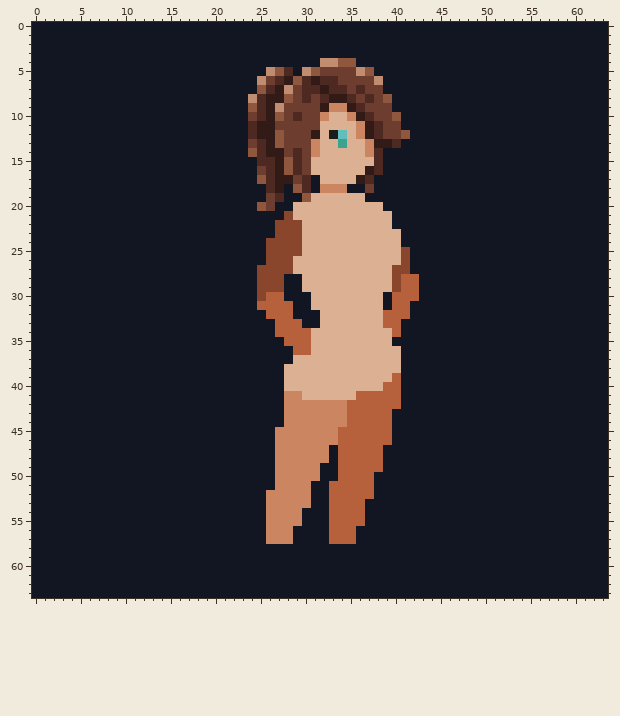
A pixel-art file gets an edit: projects/weeb/weeb.aseprite. This is how it looked before the edit.
64x64 pixels, 1 frame. Colours within 5 levels of each other are drawn and written as one.
New version:
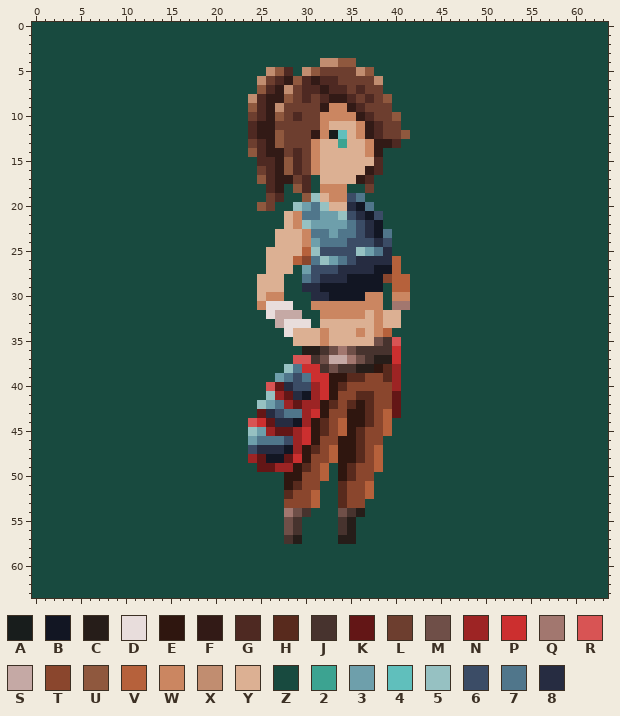
Palette (. is transparent): A #181d1c  B #121623  C #261d19  D #e8dddc  E #2f160f  F #321a16  G #4e2922  H #582a1d  J #47332e  K #631616  L #6d3e2f  M #6f4f48  N #9d2424  P #cc2f2f  Q #a2776f  R #d85454  S #c5a9a5  T #8a462d  U #8f583e  V #b6613b  W #cb8661  X #c18d70  Y #dcb093  Z #184a3f  2 #3ca391  3 #6e9fab  4 #60bfbc  5 #96c1c2  6 #3b4c66  7 #50768b  8 #262c41
The exact change:
layer "bg" added
layer "background" now hidden
layer "outfit" added
Changed rows in their new state; - is an unchanged pixel.
first column x 0:
 0 ZZZZZZZZZZZZZZZZZZZZZZZZZZZZZZZZZZZZZZZZZZZZZZZZZZZZZZZZZZZZZZZZ
 1 ZZZZZZZZZZZZZZZZZZZZZZZZZZZZZZZZZZZZZZZZZZZZZZZZZZZZZZZZZZZZZZZZ
 2 ZZZZZZZZZZZZZZZZZZZZZZZZZZZZZZZZZZZZZZZZZZZZZZZZZZZZZZZZZZZZZZZZ
 3 ZZZZZZZZZZZZZZZZZZZZZZZZZZZZZZZZZZZZZZZZZZZZZZZZZZZZZZZZZZZZZZZZ
 4 ZZZZZZZZZZZZZZZZZZZZZZZZZZZZZZZZ----ZZZZZZZZZZZZZZZZZZZZZZZZZZZZ
 5 ZZZZZZZZZZZZZZZZZZZZZZZZZZ---Z--------ZZZZZZZZZZZZZZZZZZZZZZZZZZ
 6 ZZZZZZZZZZZZZZZZZZZZZZZZZ--------------ZZZZZZZZZZZZZZZZZZZZZZZZZ
 7 ZZZZZZZZZZZZZZZZZZZZZZZZZ--------------ZZZZZZZZZZZZZZZZZZZZZZZZZ
 8 ZZZZZZZZZZZZZZZZZZZZZZZZ----------------ZZZZZZZZZZZZZZZZZZZZZZZZ
 9 ZZZZZZZZZZZZZZZZZZZZZZZZ----------------ZZZZZZZZZZZZZZZZZZZZZZZZ
10 ZZZZZZZZZZZZZZZZZZZZZZZZ---------WW------ZZZZZZZZZZZZZZZZZZZZZZZ
11 ZZZZZZZZZZZZZZZZZZZZZZZZ--------W--------ZZZZZZZZZZZZZZZZZZZZZZZ
12 ZZZZZZZZZZZZZZZZZZZZZZZZ--------W---------ZZZZZZZZZZZZZZZZZZZZZZ
13 ZZZZZZZZZZZZZZZZZZZZZZZZ-----------------ZZZZZZZZZZZZZZZZZZZZZZZ
14 ZZZZZZZZZZZZZZZZZZZZZZZZ--------------FZZZZZZZZZZZZZZZZZZZZZZZZZ
15 ZZZZZZZZZZZZZZZZZZZZZZZZZ------W-------ZZZZZZZZZZZZZZZZZZZZZZZZZ
16 ZZZZZZZZZZZZZZZZZZZZZZZZZ------W-------ZZZZZZZZZZZZZZZZZZZZZZZZZ
17 ZZZZZZZZZZZZZZZZZZZZZZZZZ------Z------ZZZZZZZZZZZZZZZZZZZZZZZZZZ
18 ZZZZZZZZZZZZZZZZZZZZZZZZZZ--Z--Z---ZZ-ZZZZZZZZZZZZZZZZZZZZZZZZZZ
19 ZZZZZZZZZZZZZZZZZZZZZZZZZZ--ZZ-5-WW67ZZZZZZZZZZZZZZZZZZZZZZZZZZZ
20 ZZZZZZZZZZZZZZZZZZZZZZZZZ--ZZ5375--8B7ZZZZZZZZZZZZZZZZZZZZZZZZZZ
21 ZZZZZZZZZZZZZZZZZZZZZZZZZZZZYW7733568B6ZZZZZZZZZZZZZZZZZZZZZZZZZ
22 ZZZZZZZZZZZZZZZZZZZZZZZZZZZZYW53333768BZZZZZZZZZZZZZZZZZZZZZZZZZ
23 ZZZZZZZZZZZZZZZZZZZZZZZZZZZYYYW7737768B7ZZZZZZZZZZZZZZZZZZZZZZZZ
24 ZZZZZZZZZZZZZZZZZZZZZZZZZZZYYYW377766686ZZZZZZZZZZZZZZZZZZZZZZZZ
25 ZZZZZZZZZZZZZZZZZZZZZZZZZZYYYYV566665378ZZZZZZZZZZZZZZZZZZZZZZZZ
26 ZZZZZZZZZZZZZZZZZZZZZZZZZZYYYVT753768888VZZZZZZZZZZZZZZZZZZZZZZZ
27 ZZZZZZZZZZZZZZZZZZZZZZZZZZYYYZ36668888BBVZZZZZZZZZZZZZZZZZZZZZZZ
28 ZZZZZZZZZZZZZZZZZZZZZZZZZYYYZZ76888BBBBTV-ZZZZZZZZZZZZZZZZZZZZZZ
29 ZZZZZZZZZZZZZZZZZZZZZZZZZYYYZZ88BBBBBBBZV-ZZZZZZZZZZZZZZZZZZZZZZ
30 ZZZZZZZZZZZZZZZZZZZZZZZZZYWWZZZ88BBBBWWZWWZZZZZZZZZZZZZZZZZZZZZZ
31 ZZZZZZZZZZZZZZZZZZZZZZZZZWDDDZZWWWWWWWWZQQZZZZZZZZZZZZZZZZZZZZZZ
32 ZZZZZZZZZZZZZZZZZZZZZZZZZZDSSSZZWWWWW-WYYZZZZZZZZZZZZZZZZZZZZZZZ
33 ZZZZZZZZZZZZZZZZZZZZZZZZZZZSDDDZ------WYYZZZZZZZZZZZZZZZZZZZZZZZ
34 ZZZZZZZZZZZZZZZZZZZZZZZZZZZZDYY-W---W-WVZZZZZZZZZZZZZZZZZZZZZZZZ
35 ZZZZZZZZZZZZZZZZZZZZZZZZZZZZZYY-W-----MJRZZZZZZZZZZZZZZZZZZZZZZZ
36 ZZZZZZZZZZZZZZZZZZZZZZZZZZZZZZCCJMQMJJJJPZZZZZZZZZZZZZZZZZZZZZZZ
37 ZZZZZZZZZZZZZZZZZZZZZZZZZZZZZRRJMSSQMJCCPZZZZZZZZZZZZZZZZZZZZZZZ
38 ZZZZZZZZZZZZZZZZZZZZZZZZZZZZ57PPJMJJCCEHNZZZZZZZZZZZZZZZZZZZZZZZ
39 ZZZZZZZZZZZZZZZZZZZZZZZZZZZ3767PPEEHHTTHNZZZZZZZZZZZZZZZZZZZZZZZ
40 ZZZZZZZZZZZZZZZZZZZZZZZZZZRK866NPEHTTTTTNZZZZZZZZZZZZZZZZZZZZZZZ
41 ZZZZZZZZZZZZZZZZZZZZZZZZZZ5NK8BNPETTHHTTKZZZZZZZZZZZZZZZZZZZZZZZ
42 ZZZZZZZZZZZZZZZZZZZZZZZZZ537NKNNEHTHEHTTKZZZZZZZZZZZZZZZZZZZZZZZ
43 ZZZZZZZZZZZZZZZZZZZZZZZZZK8677NPETTEEHT-KZZZZZZZZZZZZZZZZZZZZZZZ
44 ZZZZZZZZZZZZZZZZZZZZZZZZRPK88BNEHTVEEHT-ZZZZZZZZZZZZZZZZZZZZZZZZ
45 ZZZZZZZZZZZZZZZZZZZZZZZZ53NKKNPEHT-EHTT-ZZZZZZZZZZZZZZZZZZZZZZZZ
46 ZZZZZZZZZZZZZZZZZZZZZZZZ37776NPETTEEHTTZZZZZZZZZZZZZZZZZZZZZZZZZ
47 ZZZZZZZZZZZZZZZZZZZZZZZZ6888BNEHTVEEHT-ZZZZZZZZZZZZZZZZZZZZZZZZZ
48 ZZZZZZZZZZZZZZZZZZZZZZZZNK-BKPETTVEEHT-ZZZZZZZZZZZZZZZZZZZZZZZZZ
49 ZZZZZZZZZZZZZZZZZZZZZZZZZKKNNEHTVZEHTT-ZZZZZZZZZZZZZZZZZZZZZZZZZ
50 ZZZZZZZZZZZZZZZZZZZZZZZZZZZZEETTVZEHTTZZZZZZZZZZZZZZZZZZZZZZZZZZ
51 ZZZZZZZZZZZZZZZZZZZZZZZZZZZZEHTTZZHTT-ZZZZZZZZZZZZZZZZZZZZZZZZZZ
52 ZZZZZZZZZZZZZZZZZZZZZZZZZZZZHTTVZZHTT-ZZZZZZZZZZZZZZZZZZZZZZZZZZ
53 ZZZZZZZZZZZZZZZZZZZZZZZZZZZZTTTVZZHTTZZZZZZZZZZZZZZZZZZZZZZZZZZZ
54 ZZZZZZZZZZZZZZZZZZZZZZZZZZZZQMJZZZMJCZZZZZZZZZZZZZZZZZZZZZZZZZZZ
55 ZZZZZZZZZZZZZZZZZZZZZZZZZZZZMJZZZZJCZZZZZZZZZZZZZZZZZZZZZZZZZZZZ
56 ZZZZZZZZZZZZZZZZZZZZZZZZZZZZMJZZZZJCZZZZZZZZZZZZZZZZZZZZZZZZZZZZ
57 ZZZZZZZZZZZZZZZZZZZZZZZZZZZZJCZZZZCCZZZZZZZZZZZZZZZZZZZZZZZZZZZZ
58 ZZZZZZZZZZZZZZZZZZZZZZZZZZZZZZZZZZZZZZZZZZZZZZZZZZZZZZZZZZZZZZZZ
59 ZZZZZZZZZZZZZZZZZZZZZZZZZZZZZZZZZZZZZZZZZZZZZZZZZZZZZZZZZZZZZZZZ
60 ZZZZZZZZZZZZZZZZZZZZZZZZZZZZZZZZZZZZZZZZZZZZZZZZZZZZZZZZZZZZZZZZ
61 ZZZZZZZZZZZZZZZZZZZZZZZZZZZZZZZZZZZZZZZZZZZZZZZZZZZZZZZZZZZZZZZZ
62 ZZZZZZZZZZZZZZZZZZZZZZZZZZZZZZZZZZZZZZZZZZZZZZZZZZZZZZZZZZZZZZZZ
63 ZZZZZZZZZZZZZZZZZZZZZZZZZZZZZZZZZZZZZZZZZZZZZZZZZZZZZZZZZZZZZZZZ
Pixel boxes of the changes (left, top, right, bottom) in both pictures:
changed: (32, 22, 608, 598)
